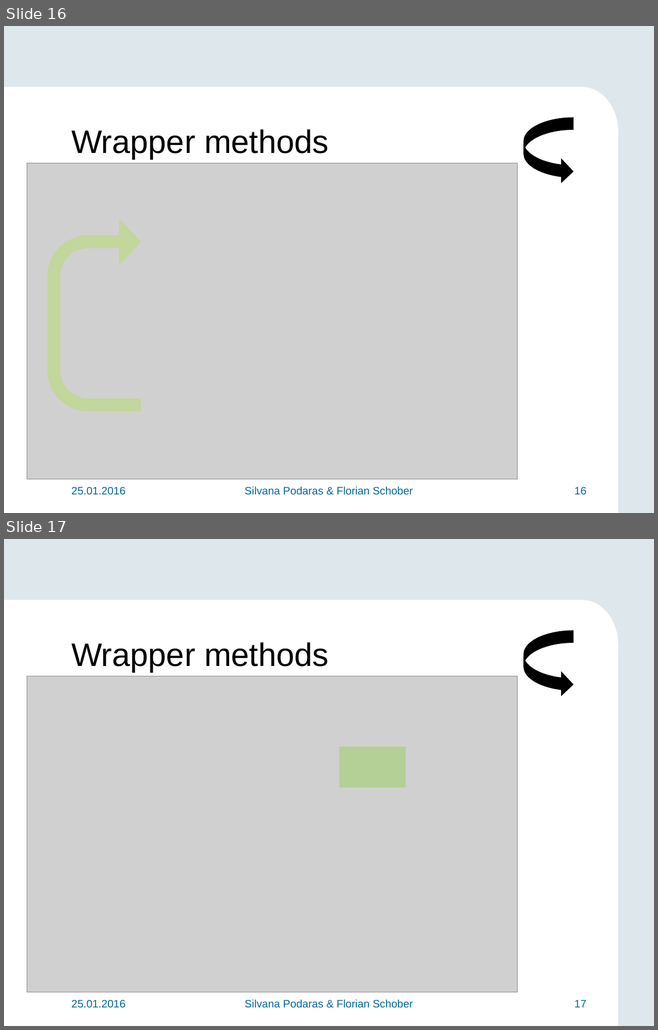
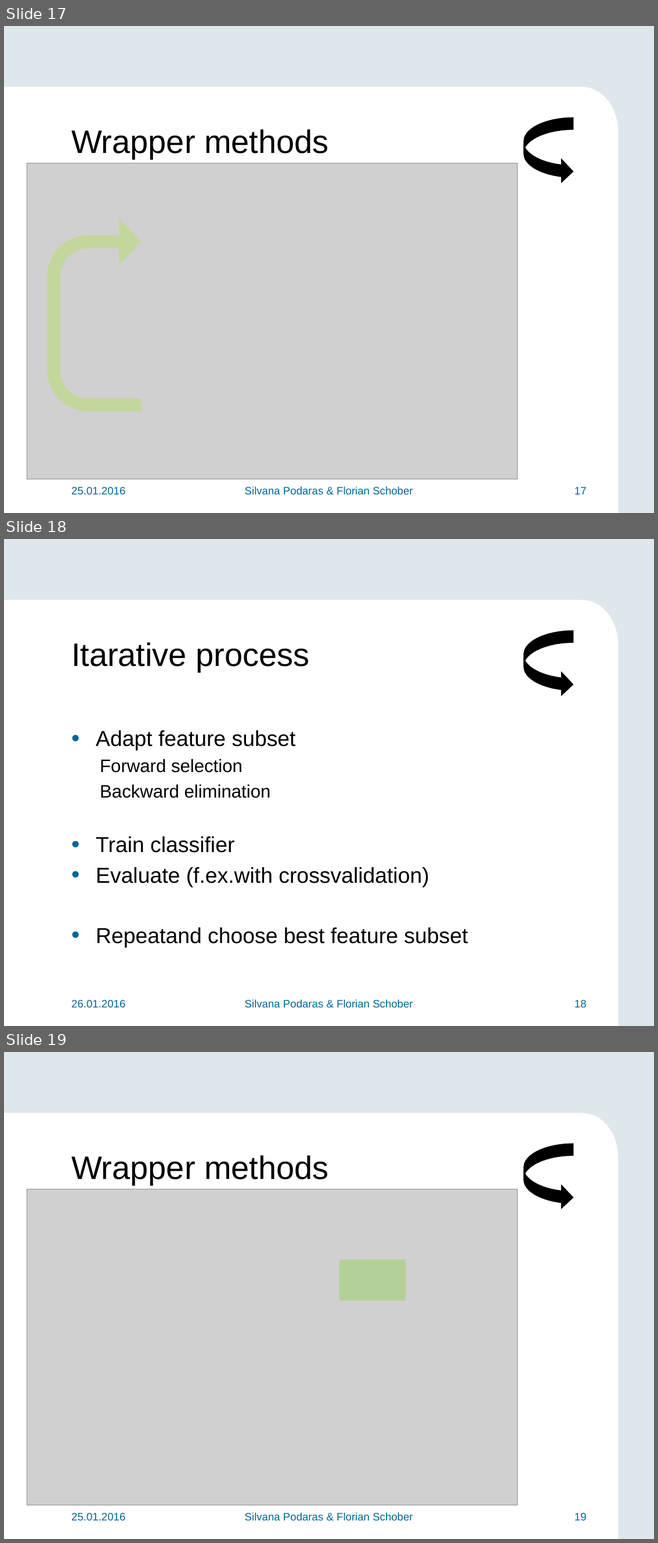
Before and after one commit to teretrus/VisSeminar, a slide deck: presentation/Presentation.pptx. Shown one above the other, each under a label of ours: slides 16 and 17 before the commit, slides 17, 18 and 19 after it. The pictures are 658x1030 and 658x1543 pixels, drawn with LibreOffice and Linux fonts; fonts in the diff are those of the drawing; grey boxes stand for pictures; background and template pictures are left out. Boxes give left, top, right and bottom in pixels: in the first picture for what was removed or moved away, otherwise in the second. Text is boxed around its words. In the diff, an @@ line names an element or a change of style, - is before the commit and + after.

Commit message:
silvana so gut wie done

```diff
--- a/presentation/Presentation.pptx
+++ b/presentation/Presentation.pptx
@@ slide 18 added at (4,539,654,1026), background #DEE7EC; not listed: 3 template elements that a slide beside it also shows @@
@@ title added at (71,642,309,671), 36 pt, text #000000 @@
+Itarative process
@@ curved right arrow added at (523,631,573,697), fill #000000 @@
@@ text added at (96,730,467,948), 24 pt, text #000000 @@
+• Adapt feature subset
+  Forward selection
+  Backward elimination
+• Train classifier
+• Evaluate (f.ex.with crossvalidation)
+• Repeatand choose best feature subset
@@ text added at (71,1000,125,1008), 12 pt, text #006699 @@
+26.01.2016
@@ text added at (245,1000,412,1008), 12 pt, text #006699 @@
+Silvana Podaras & Florian Schober
@@ page number added at (574,1000,586,1008), 12 pt, text #006699 @@
+18
@@ what was slide 16 is now slide 17 @@
@@ page number at (574,487,586,495): text changed @@
-16
+17
@@ what was slide 17 is now slide 19 @@
@@ page number at (574,1513,586,1521): text changed @@
-17
+19
```
Also in this commit, not shown: 9 slides changed, 1 other slide added.
